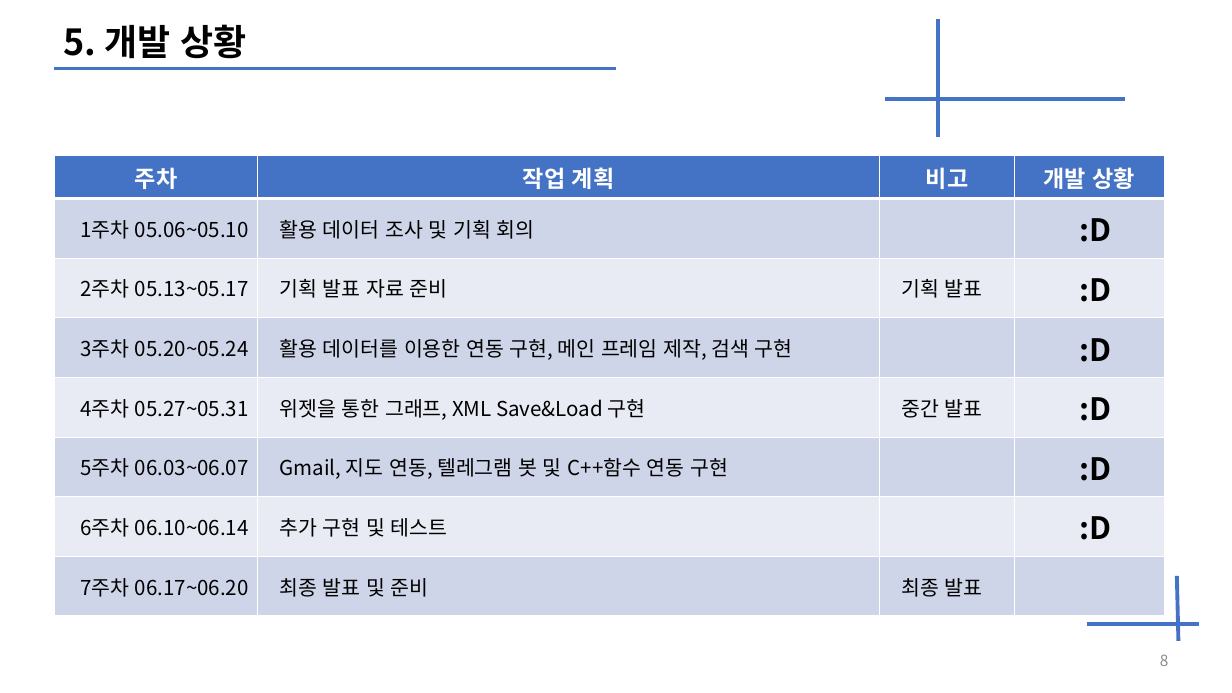
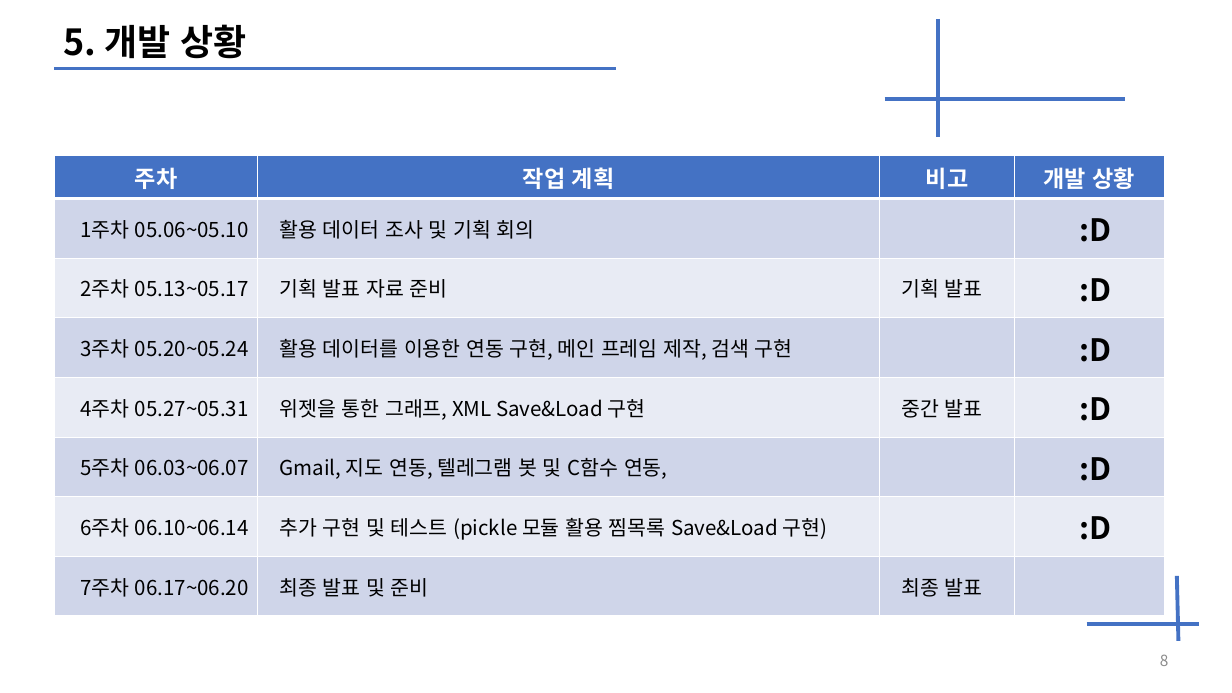
Before and after one commit to Oongim/2019Script-Language, a slide deck: slide 8 of 기말 발표.pptx. Drawn at 1232x693 pixels with LibreOffice and Linux fonts; fonts in the diff are those of the drawing. Boxes give left, top, right and bottom in pixels: in the first picture for what was removed or moved away, otherwise in the second. Text is boxed around its words. In the diff, an @@ line names an element or a change of style, - is before the commit and + after.

Commit message:
최종 발표 전 준비완료
텔레그램 단독다가구 이미지 없는거 에러 수정 ppt 수정 여러가지 수정

```diff
--- a/기말 발표.pptx
+++ b/기말 발표.pptx
@@ table at [55, 156, 1165, 613] @@
-row 6, column 2: Gmail, 지도 연동, 텔레그램 봇 및 C++함수 연동 구현
+row 6, column 2: Gmail, 지도 연동, 텔레그램 봇 및 C함수 연동,
-row 7, column 2: 추가 구현 및 테스트
+row 7, column 2: 추가 구현 및 테스트 (pickle 모듈 활용 찜목록 Save&Load 구현)
```
Also in this commit, not shown: 1 other slide changed, 28 other files.
